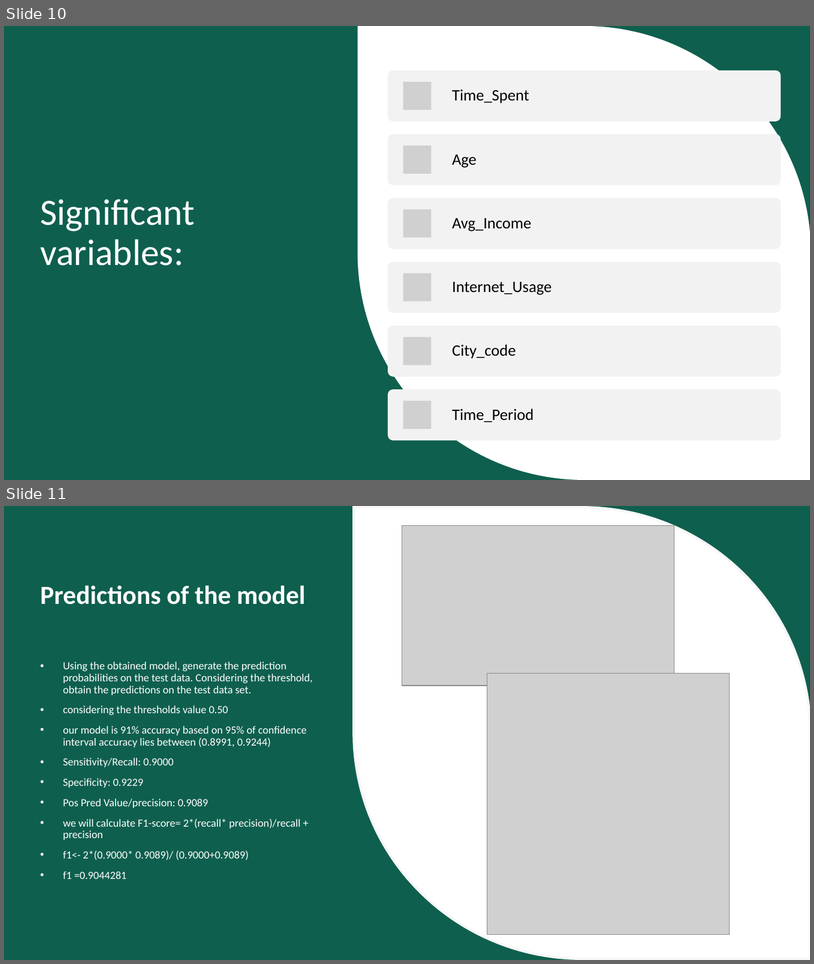
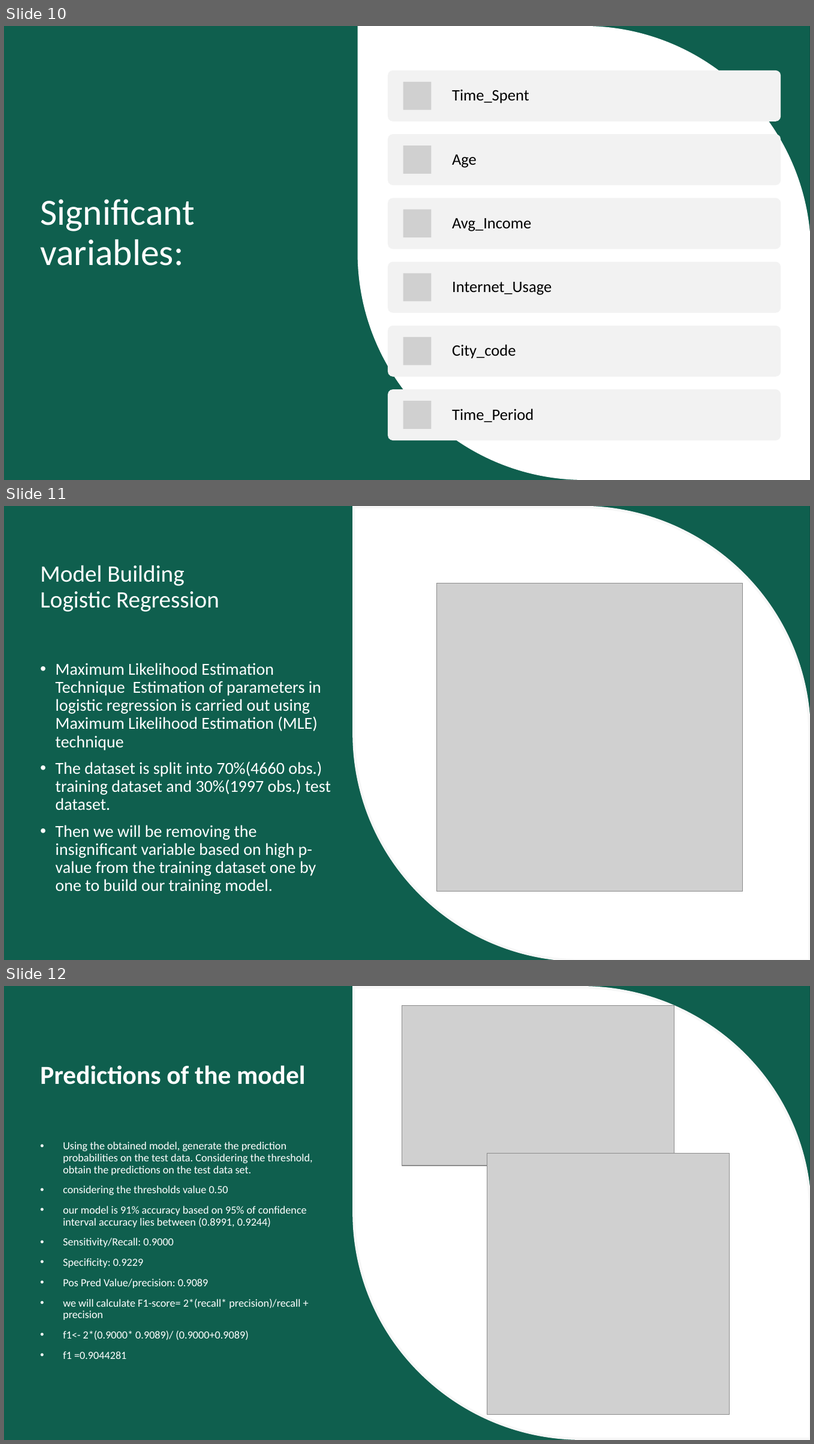
Before and after one commit to rahkum96/Supervised-Mchine-Learning, a slide deck: Ad-Clicked Web-Dataset/Ad-Clicking.pptx. Shown one above the other, each under a label of ours: slides 10 and 11 before the commit, slides 10, 11 and 12 after it. The pictures are 814x964 and 814x1444 pixels, drawn with LibreOffice and Linux fonts; fonts in the diff are those of the drawing; grey boxes stand for pictures; background and template pictures are left out. Boxes give left, top, right and bottom in pixels: in the first picture for what was removed or moved away, otherwise in the second. Text is boxed around its words. In the diff, an @@ line names an element or a change of style, - is before the commit and + after.

```diff
--- a/Ad-Clicked Web-Dataset/Ad-Clicking.pptx
+++ b/Ad-Clicked Web-Dataset/Ad-Clicking.pptx
@@ slide 11 added at [4,506,810,960], background picture (left out); not listed: 3 template elements that a slide beside it also shows @@
@@ rectangle added at [4,506,810,960], fill #09392F @@
@@ rectangle added at [4,506,810,960], fill #18997E at 40% opacity @@
@@ freeform shape added at [354,507,810,960], fill #FFFFFF, outline #F7F7F7 3 pt @@
@@ title added at [40,565,219,612], 28 pt, text #FFFFFF @@
+Model Building
+Logistic Regression
@@ picture added at [437,583,743,891] @@
@@ text added at [56,663,331,894], 20 pt, text #FFFFFF @@
+• Maximum Likelihood Estimation Technique Estimation of parameters in logistic regression is carried out using Maximum Likelihood Estimation (MLE) technique
+• The dataset is split into 70%(4660 obs.) training dataset and 30%(1997 obs.) test dataset.
+• Then we will be removing the insignificant variable based on high p-value from the training dataset one by one to build our training model.
@@ what was slide 11 is now slide 12 @@
```
Also in this commit, not shown: 3 slides changed.
